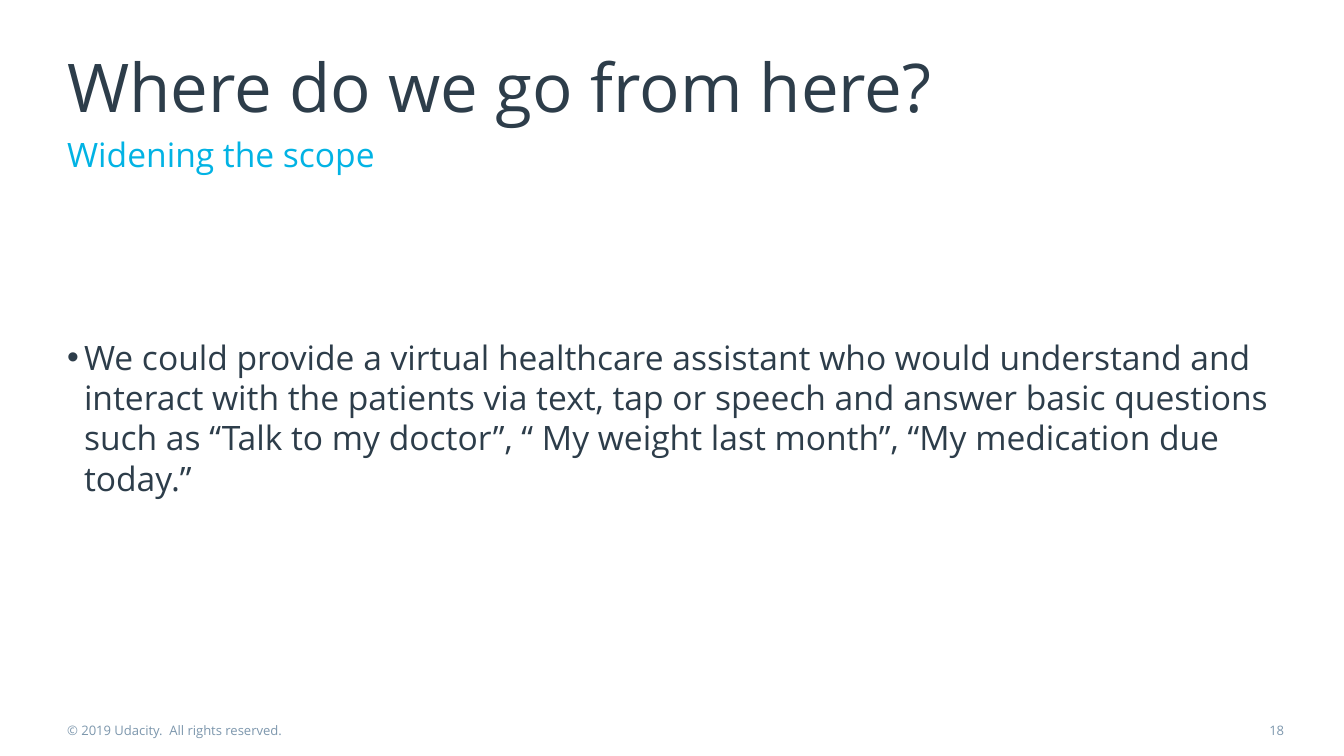
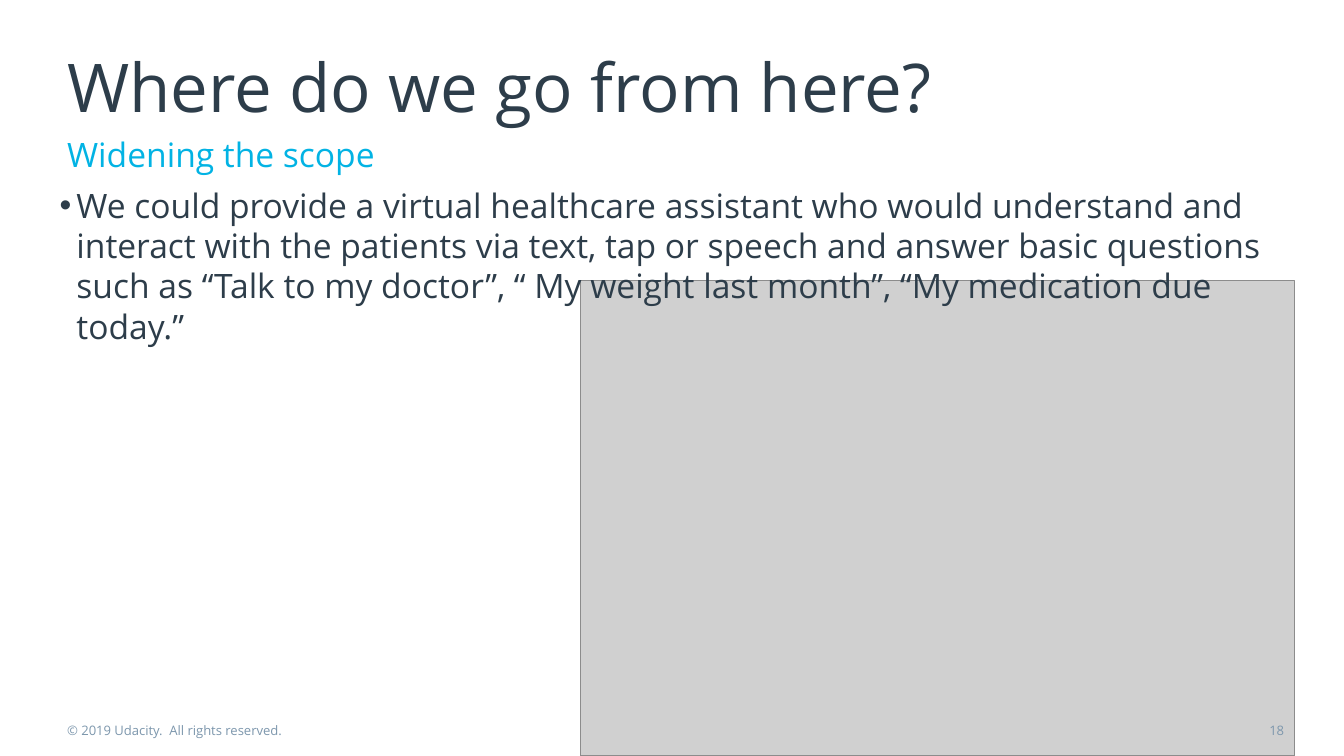
Before and after one commit to Sargam5360/Product_Manager_Nanodegree, a slide deck: slide 18 of product-pitch-template.pptx. Drawn at 1344x756 pixels with LibreOffice and Linux fonts; fonts in the diff are those of the drawing; grey boxes stand for pictures. Boxes give left, top, right and bottom in pixels: in the first picture for what was removed or moved away, otherwise in the second. Text is boxed around its words. In the diff, an @@ line names an element or a change of style, - is before the commit and + after.

```diff
--- a/product-pitch-template.pptx
+++ b/product-pitch-template.pptx
@@ text "We could provide a virtual ...": place and size @@
-text "We could provide a virtual ..." at bbox=[84, 344, 1267, 499]
+text "We could provide a virtual ..." at bbox=[76, 192, 1260, 347]
@@ picture added at bbox=[581, 281, 1294, 756] @@
```
Also in this commit, not shown: 12 other slides changed, 1 slide added.
